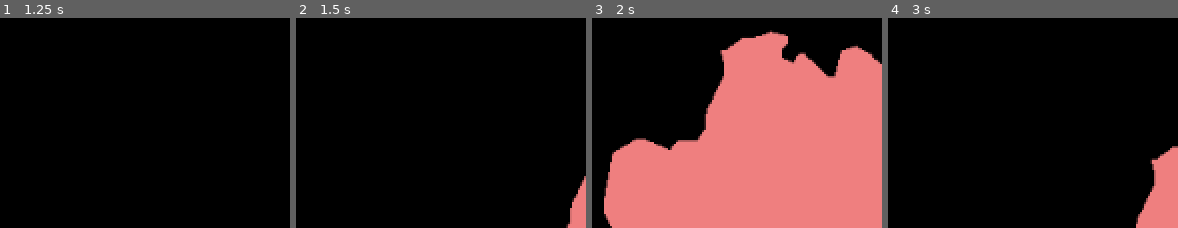
Above: before the commit, frames 1-4 (left to right).
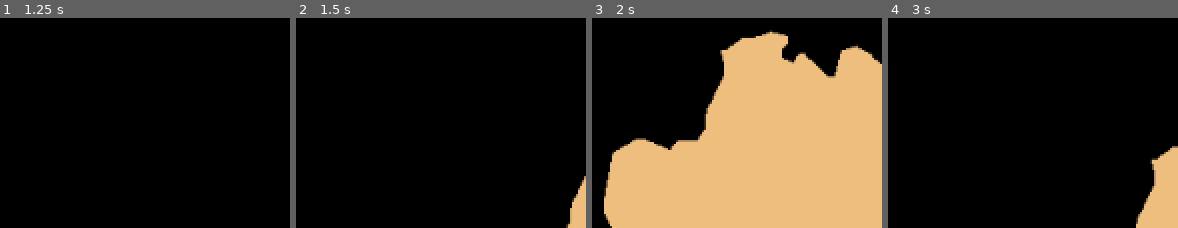
Above: after the commit, the same moments.

Repository: sharun-s/godot-tn
Game: Godot game, scene res://Node2D.tscn
Two runs of this game, one before a commit and one after it. Both use one fixed random seed, a clock stepped at 60 frames per second and the inputs below.
Inputs (mouse positions are in pixels of both pictures, inside the frame that each line leads up to):
- Up to frame 1 (1.25 s): tap Enter at 0.5 s; move the mouse to (outside the picture) at 0.52 s; hold Mouse wheel up (zoom_in) from 0.53 s (still down); click (outside the picture) at 0.67 s
- Up to frame 2 (1.5 s): release Mouse wheel up (zoom_in) at 1.25 s; tap Space at 1.25 s; drag from (outside the picture) to (outside the picture) at 1.27 s
- Up to frame 3 (2 s): no input
- Up to frame 4 (3 s): tap Enter at 2 s; move the mouse to (outside the picture) at 2.02 s; hold Mouse wheel up (zoom_in) 2.03-2.75 s; click (outside the picture) at 2.17 s; tap Space at 2.75 s; drag from (outside the picture) to (outside the picture) at 2.77 s

Frame 1 is identical in both runs. In frame 2, 1.0% of the frame differs, in the area x 93-100%, y 75-100%; in frame 3, 64%, in the area x 4-100%, y 6-100%; in frame 4, 3.7%.

Commit message:
Highlight and draw borders when district is selected. handle deselection of last selected district

Diff:
--- a/TN.gd
+++ b/TN.gd
@@ -51,13 +51,13 @@
 	var c=CollisionPolygon2D.new()
 	p.polygon=polys[0]
 	p.position=s.position - Vector2(s.texture.get_width()/2.0,s.texture.get_height()/2.0)
-	p.color=Color.lightcoral
+	p.color=deselect_color
 	c.polygon=polys[0]
 	c.position=s.position - Vector2(s.texture.get_width()/2.0,s.texture.get_height()/2.0)
 	return [c, p]
 
 func _ready():
-	VisualServer.set_default_clear_color(Color(0))
+	VisualServer.set_default_clear_color(Color("ff000000"))
 	for district in d.keys():
 		var a2d=Area2D.new()
 		var x=d[district][0]
@@ -76,8 +76,45 @@
 		a2d.show_behind_parent=true
 		a2d.position=Vector2(x+(w/2),y+(h/2))
 		add_child(a2d)
+		a2d.connect('input_event', self, 'on_district_select',[district])
 
 func _unhandled_input(event):
 	if event is InputEventKey:
 		if event.pressed and event.scancode == KEY_ESCAPE:
 			get_tree().quit()
+
+var selected_district:=''
+var selected_district_border_pts:PoolVector2Array
+var selected_color:=Color.darkorange
+var deselect_color:=Color("eeffcc88")
+var border_color=Color.red
+var border_width=10
+
+func on_district_select(viewport, event, idx, district):
+	if event is InputEventMouseButton and event.pressed:
+		select(district)
+
+func select(district):
+	#deselect district if one is already selected before selecting new one
+	#selecting = change color + add border
+	if district!=selected_district and selected_district!='':
+		deselect()
+	selected_district=district
+	var poly=get_node(selected_district).get_child(0)
+	poly.color=selected_color
+	selected_district_border_pts=PoolVector2Array(poly.polygon)
+	update()
+
+func deselect():
+	get_node(selected_district).get_child(0).color=deselect_color
+
+func _draw():
+	if not selected_district_border_pts.empty():
+		draw_border()
+
+func draw_border():
+	var cnt=selected_district_border_pts.size()
+	var center_at=Vector2(d[selected_district][0], d[selected_district][1])
+	for i in range(1, cnt):
+		draw_line(selected_district_border_pts[i-1]+center_at, selected_district_border_pts[i]+center_at, border_color, border_width )
+	draw_line(selected_district_border_pts[cnt-1]+center_at, selected_district_border_pts[0]+center_at, border_color, border_width )
